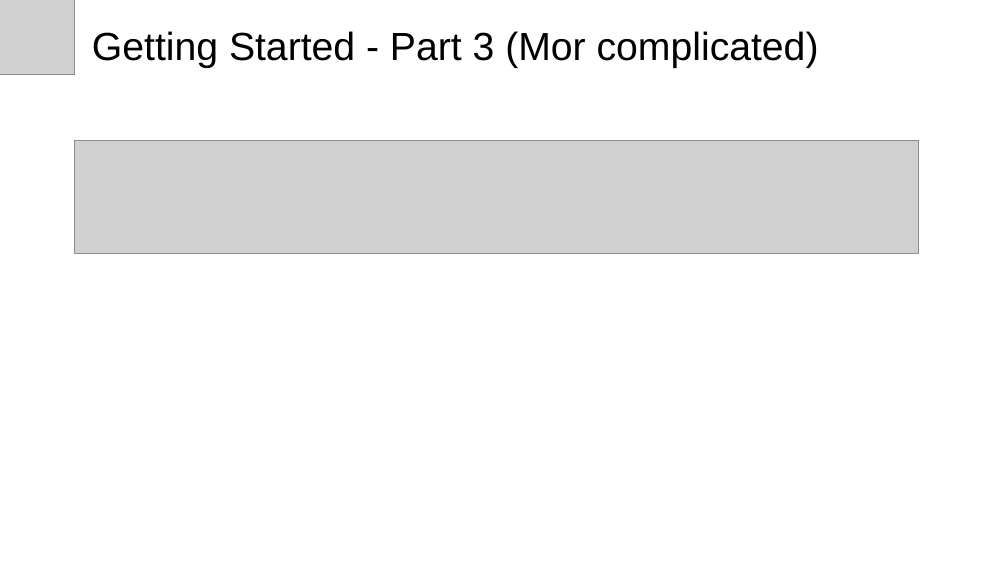
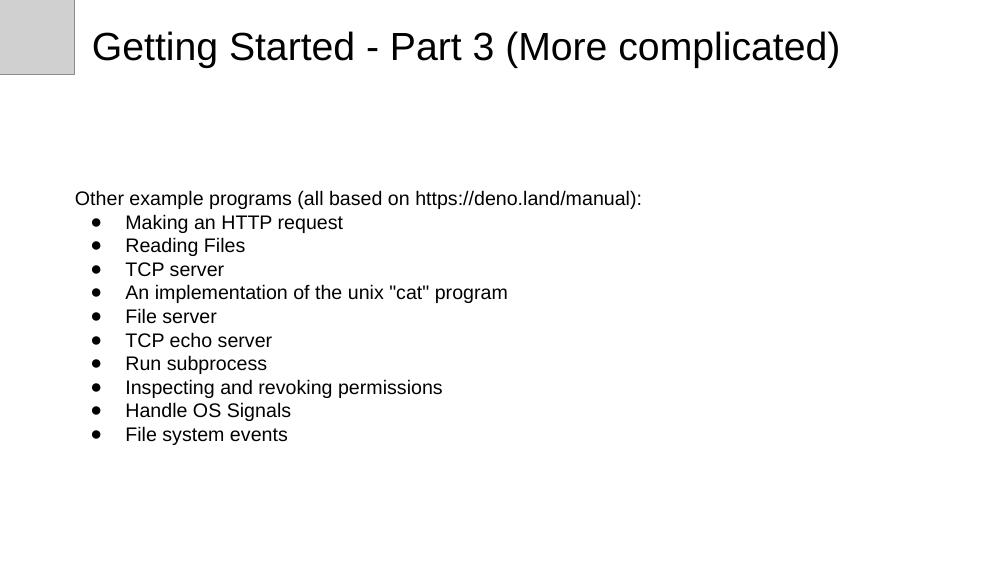
Before and after one commit to michaelachrisco/deno-developer-talk, a slide deck: slide 6 of Introduction to Deno.pptx. Drawn at 1008x567 pixels with LibreOffice and Linux fonts; fonts in the diff are those of the drawing; grey boxes stand for pictures. Boxes give left, top, right and bottom in pixels: in the first picture for what was removed or moved away, otherwise in the second. Text is boxed around its words. In the diff, an @@ line names an element or a change of style, - is before the commit and + after.

Commit message:
feature(example-programs): Documentation example programs

```diff
--- a/Introduction to Deno.pptx
+++ b/Introduction to Deno.pptx
@@ title at [92,31,840,68]: text changed @@
-Getting Started - Part 3 (Mor complicated)
+Getting Started - Part 3 (More complicated)
@@ picture removed at [75,141,919,253] @@
@@ text added at [75,190,642,445], 14 pt, text #000000 @@
+Other example programs (all based on https://deno.land/manual):
+● Making an HTTP request
+● Reading Files
+● TCP server
+● An implementation of the unix "cat" program
+● File server
+● TCP echo server
+● Run subprocess
+● Inspecting and revoking permissions
+● Handle OS Signals
+● File system events
```
Also in this commit, not shown: 1 other slide changed, 1 slide added, 1 other file.
